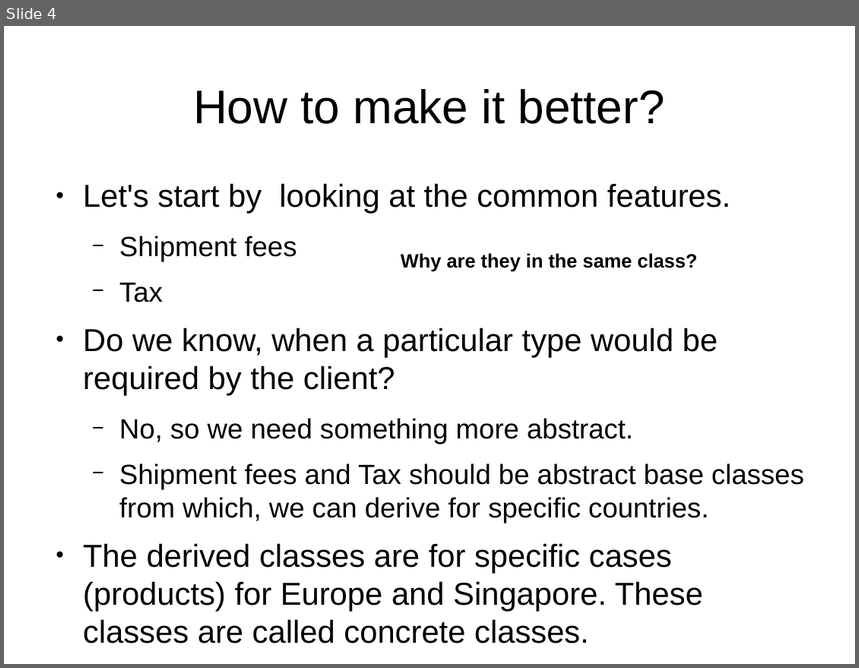
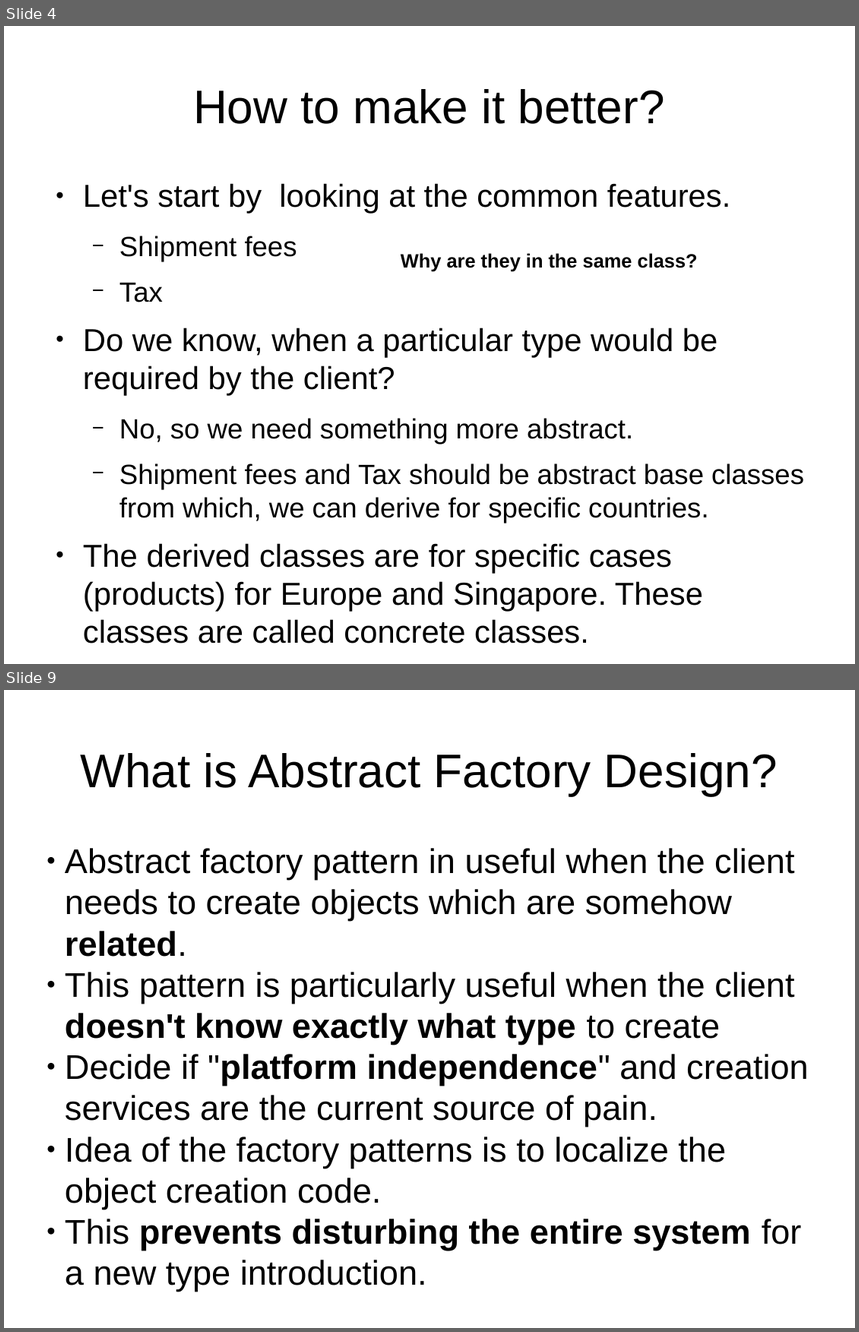
Before and after one commit to kks32/cpp-software-development, a slide deck: Ex1_Design_Pattern_Abstract_Factory/Ex1_Abstract_Factory.odp. Shown one above the other, each under a label of ours: slide 4 before the commit, slides 4 and 9 after it; the slides between them are not shown. The pictures are 859x668 and 859x1332 pixels, drawn with LibreOffice and Linux fonts; fonts in the diff are those of the drawing. Boxes give left, top, right and bottom in pixels: in the first picture for what was removed or moved away, otherwise in the second. Text is boxed around its words. In the diff, an @@ line names an element or a change of style, - is before the commit and + after.

```diff
--- a/Ex1_Design_Pattern_Abstract_Factory/Ex1_Abstract_Factory.odp
+++ b/Ex1_Design_Pattern_Abstract_Factory/Ex1_Abstract_Factory.odp
@@ slide 9 added at [4,690,855,1328], background #FFFFFF @@
@@ title added at [81,753,778,796], 44 pt, text #000000 @@
+What is Abstract Factory Design?
@@ subtitle added at [65,848,809,1251], 32 pt, text #000000 @@
+● Abstract factory pattern in useful when the client needs to create objects which are somehow related.
+● This pattern is particularly useful when the client doesn't know exactly what type to create
+● Decide if "platform independence" and creation services are the current source of pain.
+● Idea of the factory patterns is to localize the object creation code.
+● This prevents disturbing the entire system for a new type introduction.
```
Also in this commit, not shown: 9 other slides added, 1 other file.
